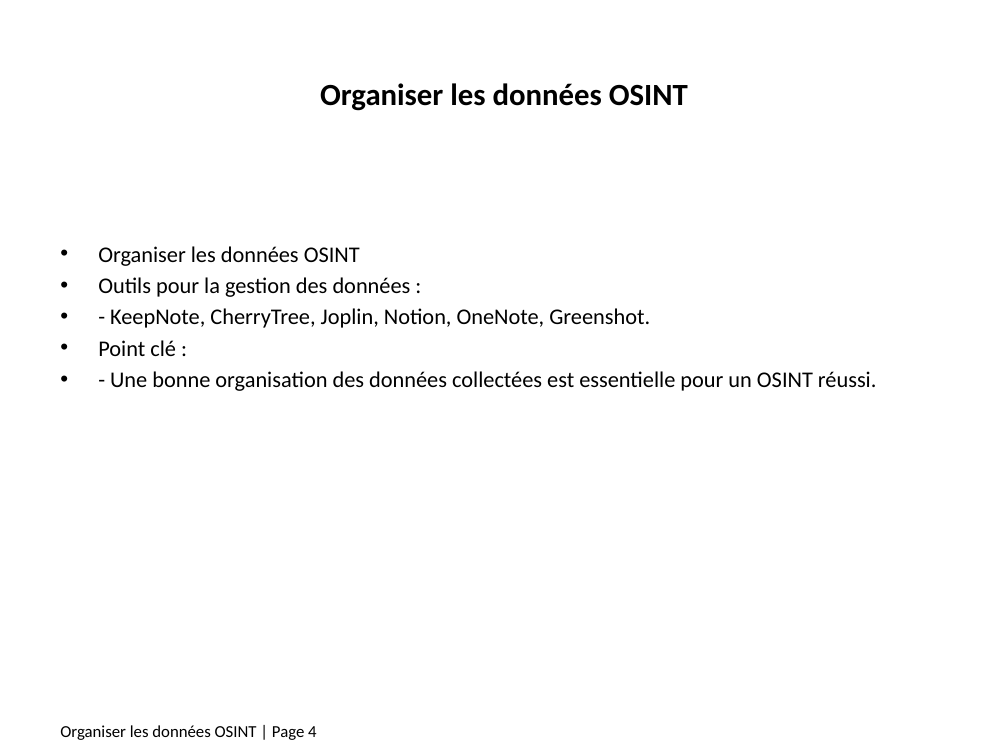
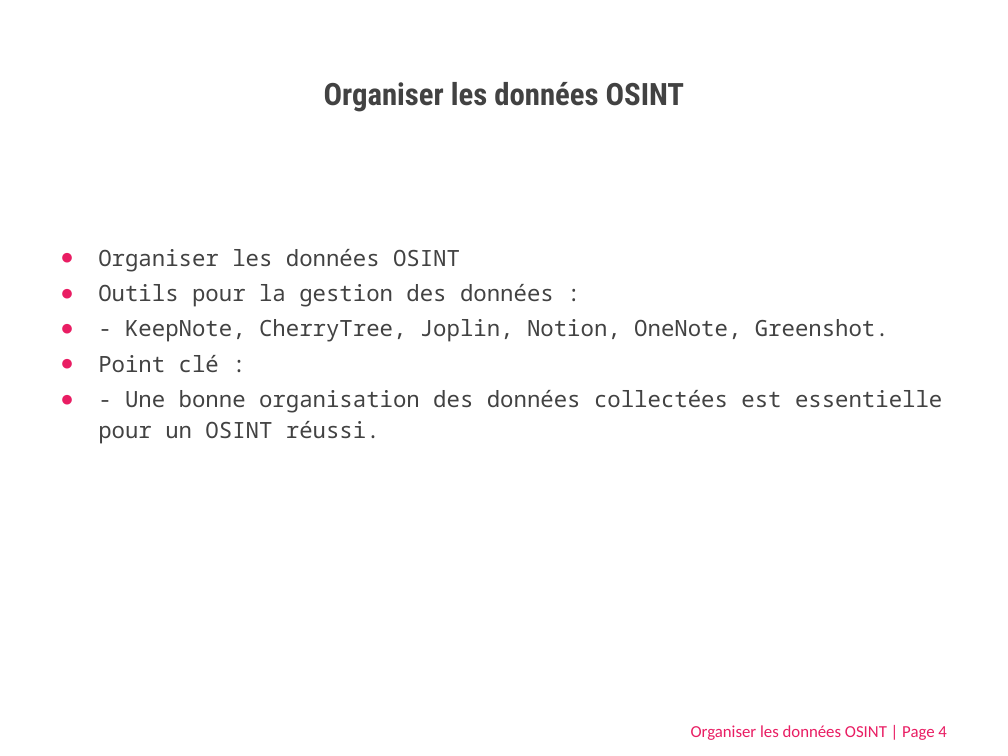
Before and after one commit to Lbelus/CRM_OSINT_COURSE, a slide deck: slide 4 of OSINT_crash_course/OSINT_recap_fr.pptx. Drawn at 1008x756 pixels with LibreOffice and Linux fonts; fonts in the diff are those of the drawing. Boxes give left, top, right and bottom in pixels: in the first picture for what was removed or moved away, otherwise in the second. Text is boxed around its words. In the diff, an @@ line names an element or a change of style, - is before the commit and + after.

Commit message:
[lbs] update OSINT files

```diff
--- a/OSINT_crash_course/OSINT_recap_fr.pptx
+++ b/OSINT_crash_course/OSINT_recap_fr.pptx
@@ title "Organiser les données OSINT" at bbox=[324, 82, 685, 112]: font Calibri to Roboto Condensed, text colour #000000 to #424242 @@
@@ text "Organiser les données OSINT" at bbox=[98, 249, 942, 443]: font Calibri to Noto Sans Mono, text colour #000000 to #424242; bullet • to ●; line spacing 1 to 1.15; more space between paragraphs @@
@@ text "Organiser les données OSINT | ..." at bbox=[691, 725, 946, 740]: text colour #000000 to #E91D63 @@
```
Also in this commit, not shown: 10 other slides changed, 3 other files.
